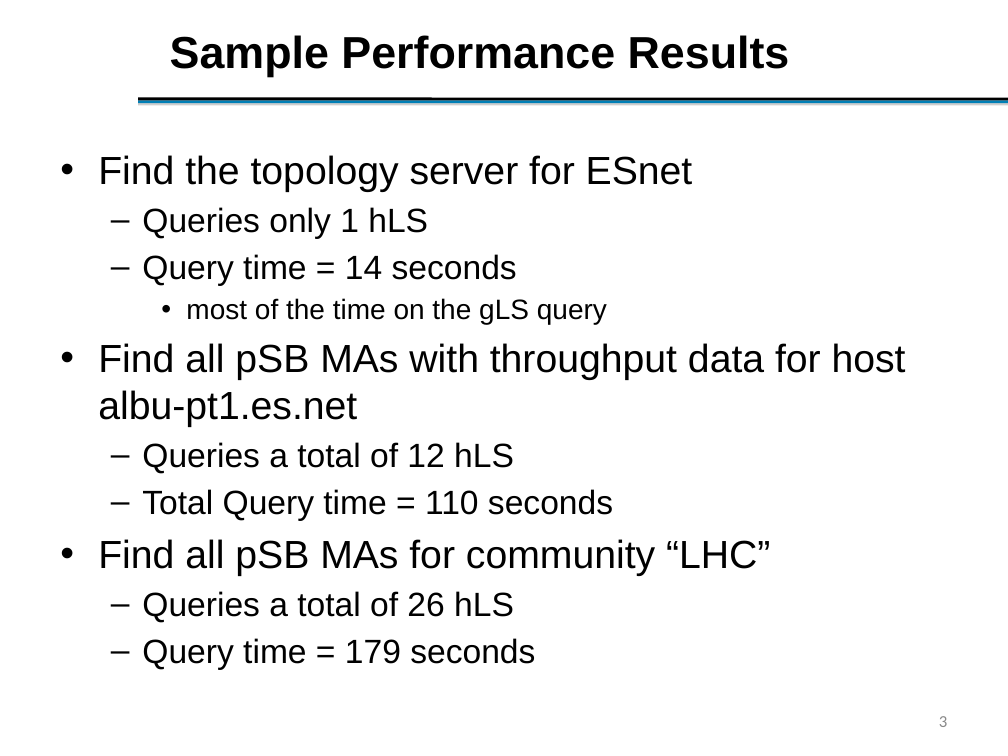
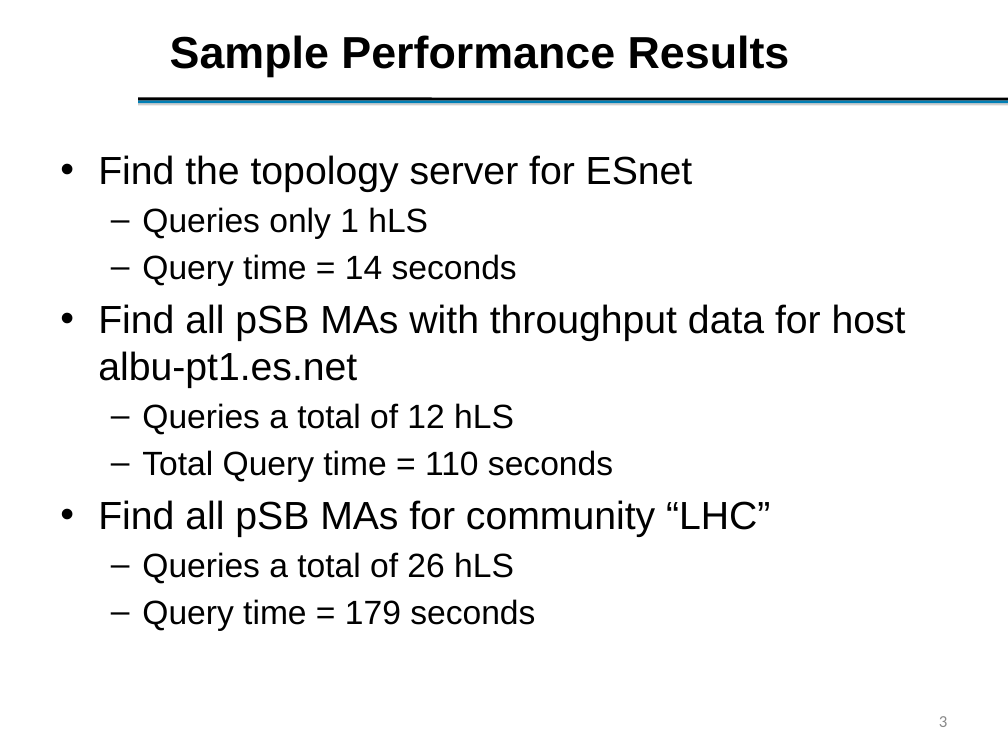
Before and after one commit to perfsonar/historical, a slide deck: slide 3 of 20100131Meet/LS-Scalability-issues.pptx. Drawn at 1008x756 pixels with LibreOffice and Linux fonts; fonts in the diff are those of the drawing; background and template pictures are left out. Boxes give left, top, right and bottom in pixels: in the first picture for what was removed or moved away, otherwise in the second. Text is boxed around its words. In the diff, an @@ line names an element or a change of style, - is before the commit and + after.

```diff
--- a/20100131Meet/LS-Scalability-issues.pptx
+++ b/20100131Meet/LS-Scalability-issues.pptx
@@ text at (186,298,607,324): paragraph removed @@
-    • most of the time on the gLS query
```
Also in this commit, not shown: 3 slides added.
